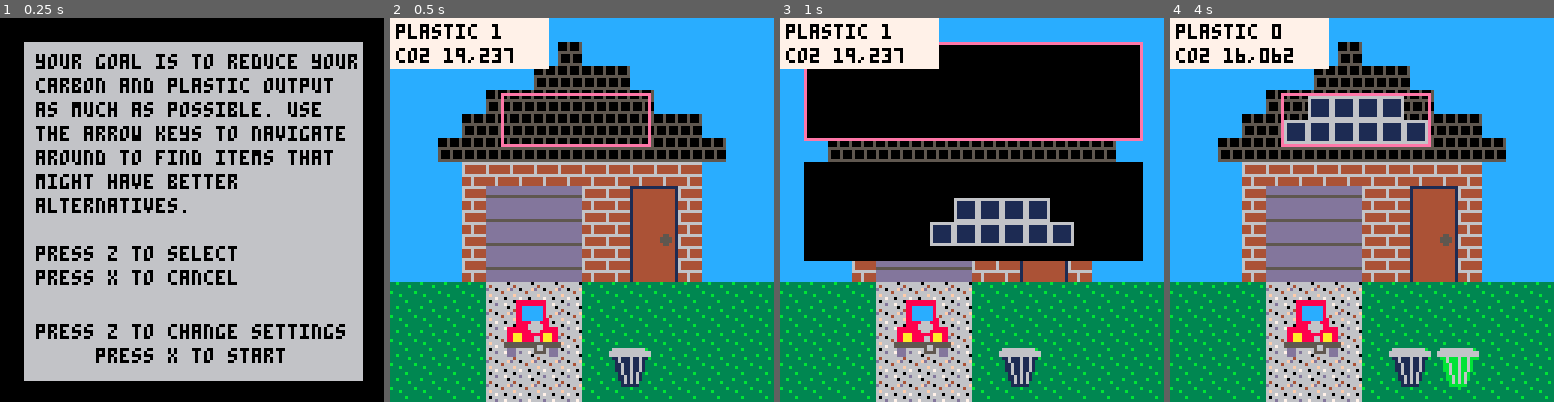
Above: before the commit, frames 1-4 (left to right).
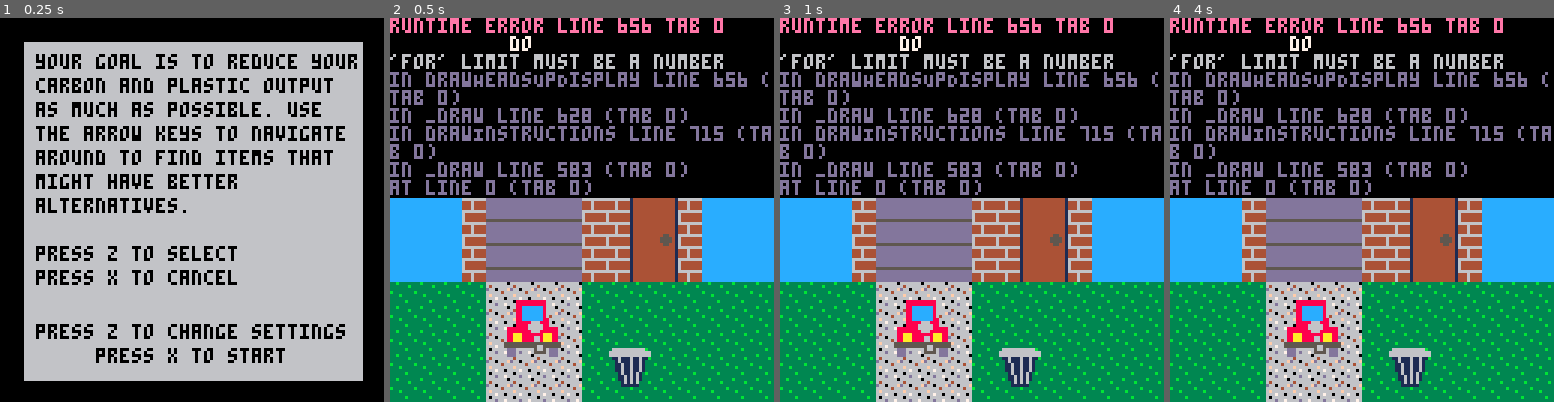
Above: after the commit, the same moments.

Repository: EmilyRagan/senior-project
Game: PICO-8 cartridge carts/home.p8
Two runs of this game, one before a commit and one after it. Both use one fixed random seed, a clock stepped at 60 frames per second and the inputs below.
Inputs:
- Up to frame 1 (0.25 s): no input
- Up to frame 2 (0.5 s): tap X (X key) at 0.33 s
- Up to frame 3 (1 s): tap O (Z key) at 0.7 s
- Up to frame 4 (4 s): tap X (X key) at 1.07, 1.85, 2.97 s; hold Right 1.6-2.1 s; tap O (Z key) every 0.4 s from 1.7 to 3.7 s; hold Up 2.15-2.42 s; hold Right 2.47-3.03 s; hold Left 3.08-3.58 s; hold Down 3.63-3.97 s

Frame 1 is identical in both runs. In frame 2, 41% of the frame differs, in the area x 0-100%, y 0-47%; in frame 3, 37%; in frame 4, 43%, in the area x 0-100%, y 0-97%.
Error after the commit: runtime error line 656 tab 0; do; 'for' limit must be a number

Commit message:
grocery bag statistics

Diff:
--- a/carts/home.p8
+++ b/carts/home.p8
@@ -205,7 +205,15 @@
           sprite_width = 2,
           x = 70,
           y = 82,
-          multiplier = 1.5
+          multiplier = 1.5,
+          -- average American family uses 1500 plastic grocery bags per year
+          plastic = {
+            -- plastic grocery bag weighs about 5 grams (0.005kg)
+            addition = 0.005 * 1500,
+          },
+          carbon = {
+            addition = 40,
+          }
         },
         {
           -- paper
@@ -214,7 +222,11 @@
           sprite_width = 2,
           x = 70,
           y = 82,
-          multiplier = 1.5
+          multiplier = 1.5,
+          -- 1500 plastic grocery bags is closer to 1000 paper grocery bags because of difference in carrying capacity
+          carbon = {
+            addition = 80,
+          }
         },
         {
           -- reusable
@@ -223,7 +235,10 @@
           sprite_width = 2,
           x = 70,
           y = 82,
-          multiplier = 1.5
+          multiplier = 1.5,
+          carbon = {
+            addition = 33,
+          }
         },
       }
     },
Not shown, changed: README.md
